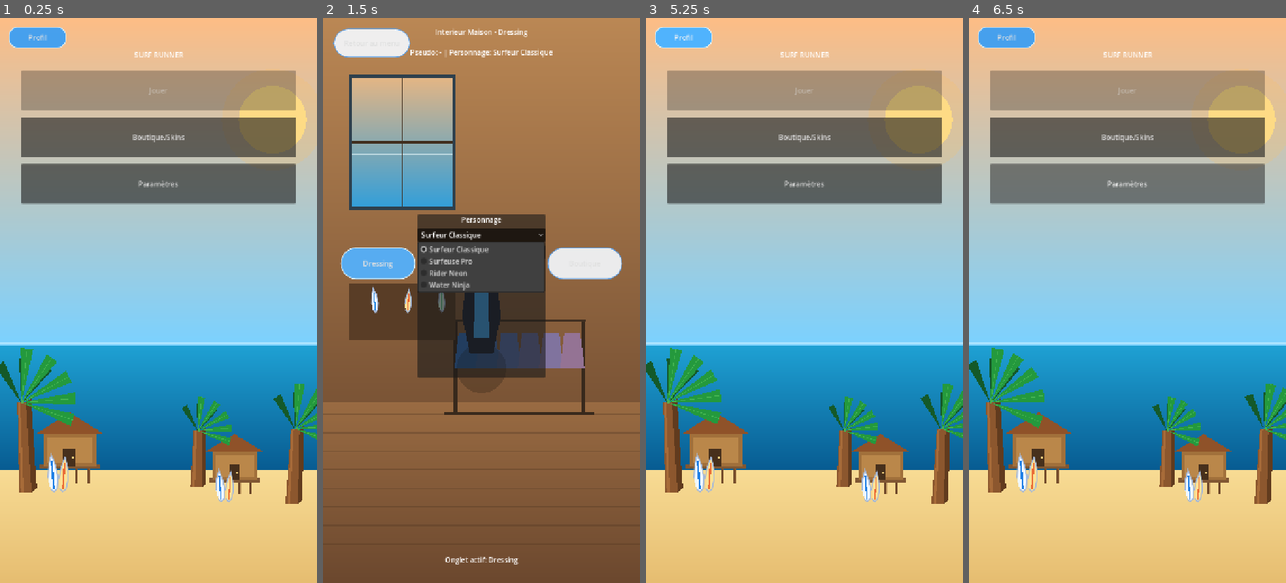
Above: before the commit, frames 1-4 (left to right).
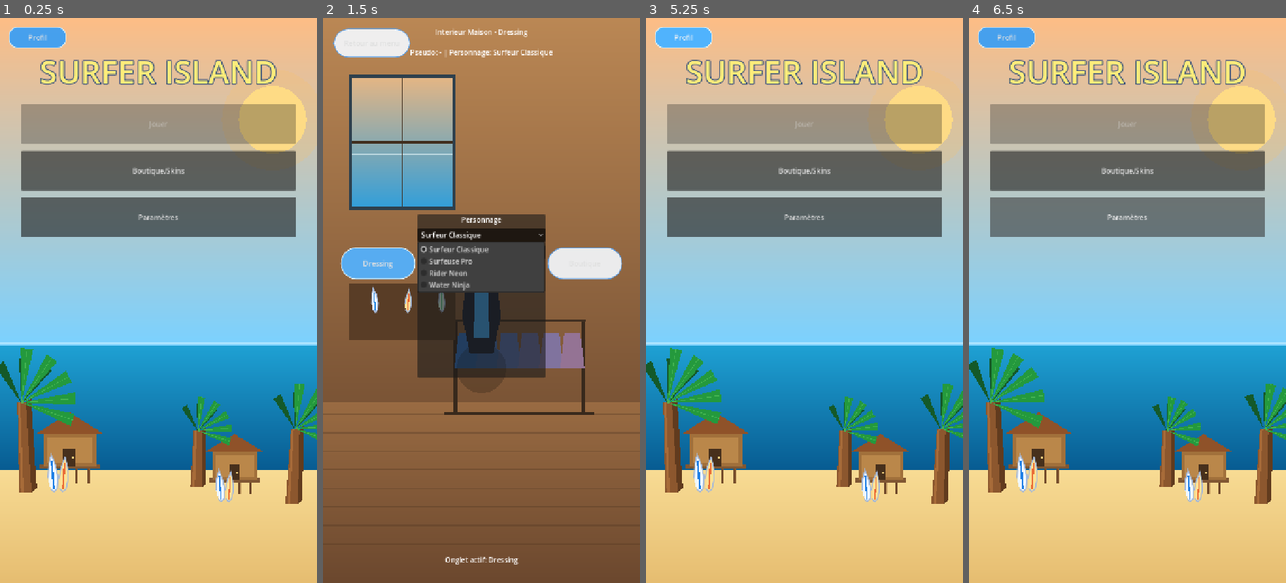
Above: after the commit, the same moments.

Repository: ClemL06/SurfGame
Game: Godot game, scene res://scenes/ui/MainMenu.tscn
The game is run twice, just before and just after one commit, with the same random seed, the same clock (stepped at 60 frames per second) and the same inputs.
Inputs:
- Up to frame 1 (0.25 s): no input
- Up to frame 2 (1.5 s): click "Boutique/Skins" at 0.5 s; click "Surfeur Classique" at 1.25 s
- Up to frame 3 (5.25 s): click "Equiper ce personnage" at 2 s; click "Dressing" at 2.75 s; click "Boutique" at 3.5 s; click "Acheter Skin" at 4.25 s; click "Retour au menu" at 5 s
- Up to frame 4 (6.5 s): click "Paramètres" at 5.75 s

The runs differ from the first frame. In frame 1, 20% of the frame differs, in the area x 6-94%, y 6-39%; in frame 2, less than 0.1%; in frame 3, 20%; in frame 4, 20%.

Commit message:
modif titre

Diff:
--- a/nouveau-projet-de-jeu/scenes/ui/MainMenu.tscn
+++ b/nouveau-projet-de-jeu/scenes/ui/MainMenu.tscn
@@ -70,7 +70,11 @@
 
 [node name="Title" type="Label" parent="SafeArea/Margin/VBox"]
 layout_mode = 2
-text = "SURF RUNNER"
+theme_override_colors/font_color = Color(0.99, 0.93, 0.48, 1)
+theme_override_colors/font_outline_color = Color(0.12, 0.25, 0.47, 1)
+theme_override_constants/outline_size = 8
+theme_override_font_sizes/font_size = 72
+text = "SURFER ISLAND"
 horizontal_alignment = 1
 
 [node name="Buttons" type="VBoxContainer" parent="SafeArea/Margin/VBox"]
--- a/nouveau-projet-de-jeu/scenes/ui/ProfilePage.tscn
+++ b/nouveau-projet-de-jeu/scenes/ui/ProfilePage.tscn
@@ -13,6 +13,30 @@
 border_width_right = 2
 border_width_bottom = 2
 border_color = Color(0.9, 0.97, 1, 0.95)
+
+[sub_resource type="StyleBoxFlat" id="StyleBoxFlat_profile_tab"]
+bg_color = Color(0.24, 0.62, 0.95, 0.95)
+corner_radius_top_left = 18
+corner_radius_top_right = 18
+corner_radius_bottom_right = 18
+corner_radius_bottom_left = 18
+border_width_left = 2
+border_width_top = 2
+border_width_right = 2
+border_width_bottom = 2
+border_color = Color(0.86, 0.96, 1, 0.9)
+
+[sub_resource type="StyleBoxFlat" id="StyleBoxFlat_profile_tab_hover"]
+bg_color = Color(0.30, 0.70, 1, 0.98)
+corner_radius_top_left = 18
+corner_radius_top_right = 18
+corner_radius_bottom_right = 18
+corner_radius_bottom_left = 18
+border_width_left = 2
+border_width_top = 2
+border_width_right = 2
+border_width_bottom = 2
+border_color = Color(0.93, 0.99, 1, 0.95)
 
 [node name="ProfilePage" type="Control"]
 layout_mode = 3
@@ -95,4 +119,7 @@
 offset_top = 24.0
 offset_right = 210.0
 offset_bottom = 90.0
+theme_override_styles/normal = SubResource("StyleBoxFlat_profile_tab")
+theme_override_styles/hover = SubResource("StyleBoxFlat_profile_tab_hover")
+theme_override_styles/pressed = SubResource("StyleBoxFlat_profile_tab_hover")
 text = "Retour Accueil"
